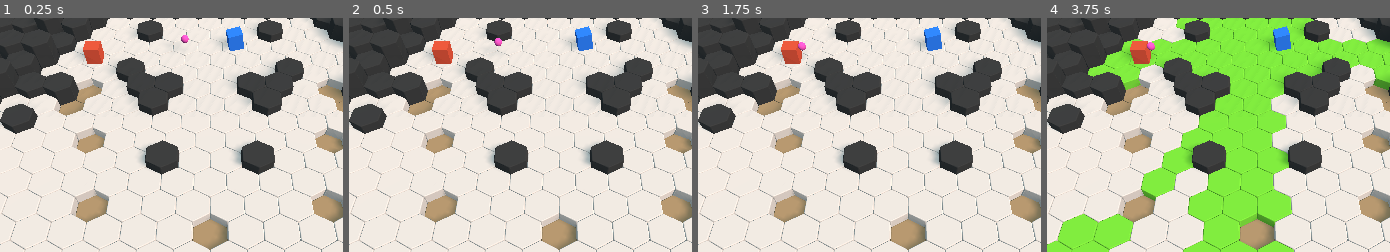
Above: before the commit, frames 1-4 (left to right).
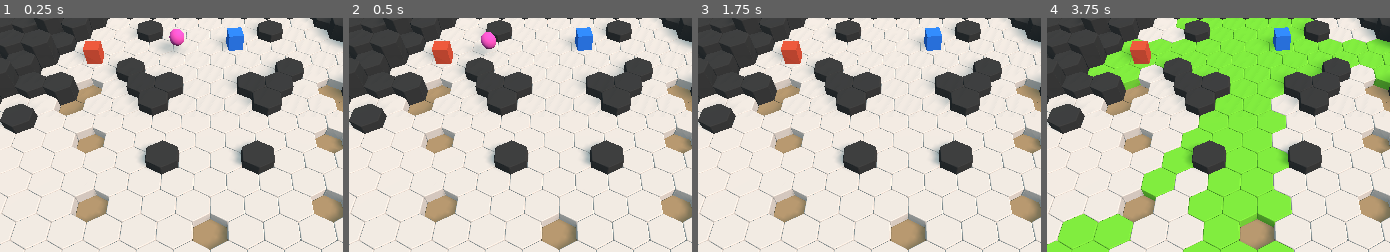
Above: after the commit, the same moments.

Repository: Tess-Qieu/Alakazam-Phoenix
Game: Godot game, scene res://Scenes/BattleScreen.tscn
The game is run twice, just before and just after one commit, with the same random seed, the same clock (stepped at 60 frames per second) and the same inputs.
Inputs:
- Up to frame 1 (0.25 s): no input
- Up to frame 2 (0.5 s): no input
- Up to frame 3 (1.75 s): click "Spell" at 0.5 s; click "Clear" at 1.25 s
- Up to frame 4 (3.75 s): click "Spell" at 2 s; click "Clear" at 2.75 s; click "Spell" at 3.5 s
The pictures show only the part of the screen within x 11-61%, y 5-55%; the shares and areas given below are measured in that part.

The runs differ from the first frame. In frame 1, 0.5% of the frame differs, in the area x 46-72%, y 3-15%; in frame 2, 0.5%; in frame 3, 0.2%; in frame 4, 0.2%.

Commit message:
Balle est correctement lancée dans la bonne direction

Diff:
--- a/HexGrid/Scripts/Battle.gd
+++ b/HexGrid/Scripts/Battle.gd
@@ -45,7 +45,6 @@
 		$Map.clear()
 		$Map.display_field_of_view(cell, 25)
 		cell.change_material('blue')
-		print(cell.translation)
 
 	elif state == 'cast_spell':
 		current_character.cast_spell(cell)
--- a/HexGrid/Scripts/Character.gd
+++ b/HexGrid/Scripts/Character.gd
@@ -15,10 +15,13 @@
 	change_material(team)
 
 func cast_spell(target):
-	look_at(target.translation, Vector3(0, 1, 0))
+	var to_look = target.translation
+	to_look.y = translation.y
+	look_at(to_look, Vector3(0, 1, 0))
+
 	var spell = Spell.instance()
 	spell.cast(current_cell, target)
-	add_child(spell)
+	get_parent().add_child(spell)
 
 func change_material(material_key):
 	$KinematicBody/MeshInstance.set_surface_material(0, Global.materials[material_key])
--- a/HexGrid/Scripts/Spell.gd
+++ b/HexGrid/Scripts/Spell.gd
@@ -2,16 +2,23 @@
 
 var is_casting = false
 var vect = Vector3(0, 0, 0)
+var speed = 10
 
 func cast(thrower, target):
-	translate_object_local(Vector3(0, 0, -2))
-	vect.x = target.translation.x - thrower.translation.x
-	vect.z = target.translation.z - thrower.translation.z
+	translation.x = thrower.translation.x
+	translation.y = 2
+	translation.z = thrower.translation.z
+
+	vect = target.translation - thrower.translation
+	var dist = sqrt(pow(vect.x, 2) + pow(vect.z, 2))
+	vect = vect / dist
+	translation += 1.5*vect
+
 	is_casting = true
 
 func _physics_process(delta):
 	if is_casting:
-		var collision = $KinematicBody.move_and_collide(vect * delta)
+		var collision = $KinematicBody.move_and_collide(vect * delta * speed)
 		if collision != null:
 			is_casting = false
-			print(collision)
+			visible = false
